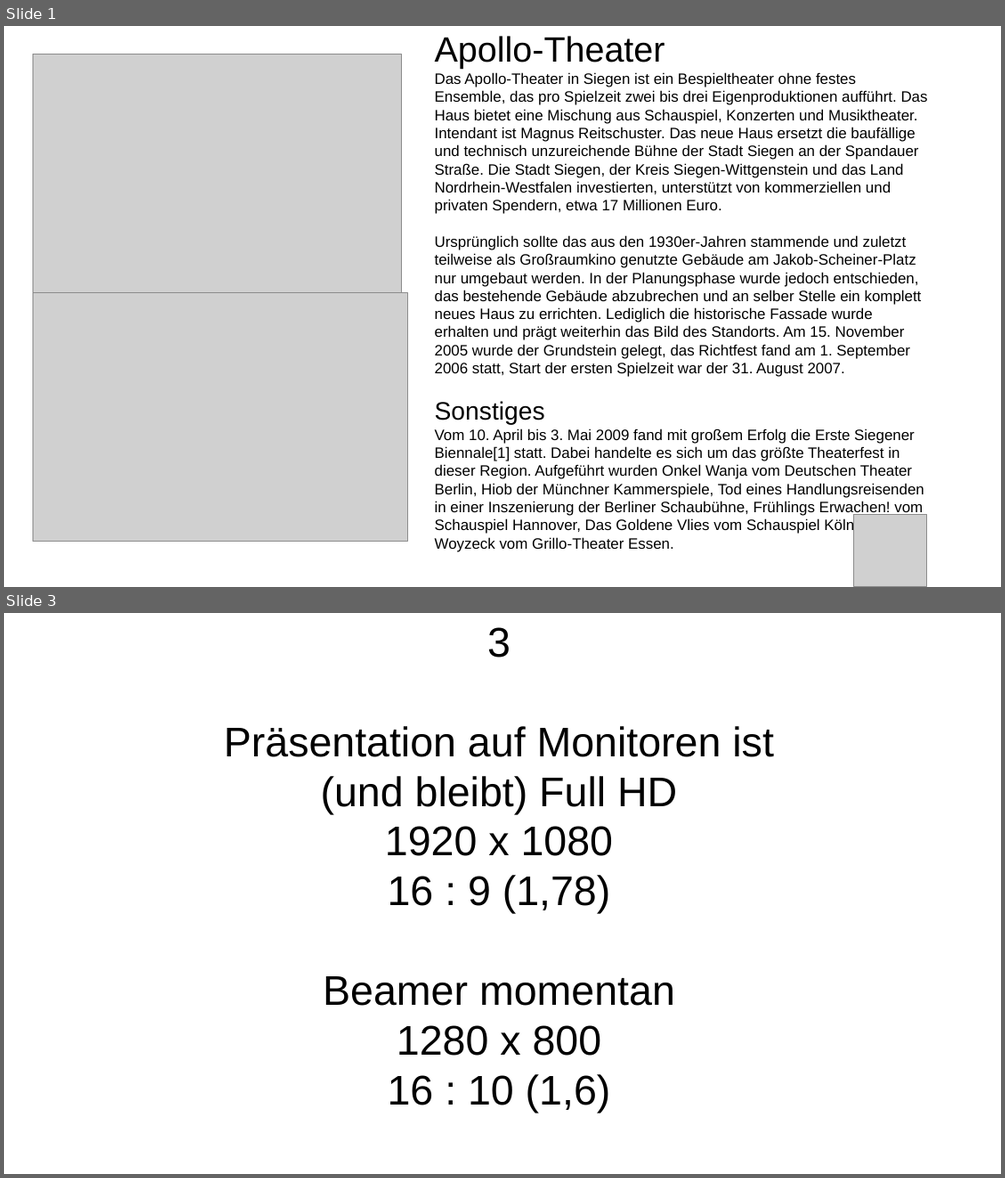
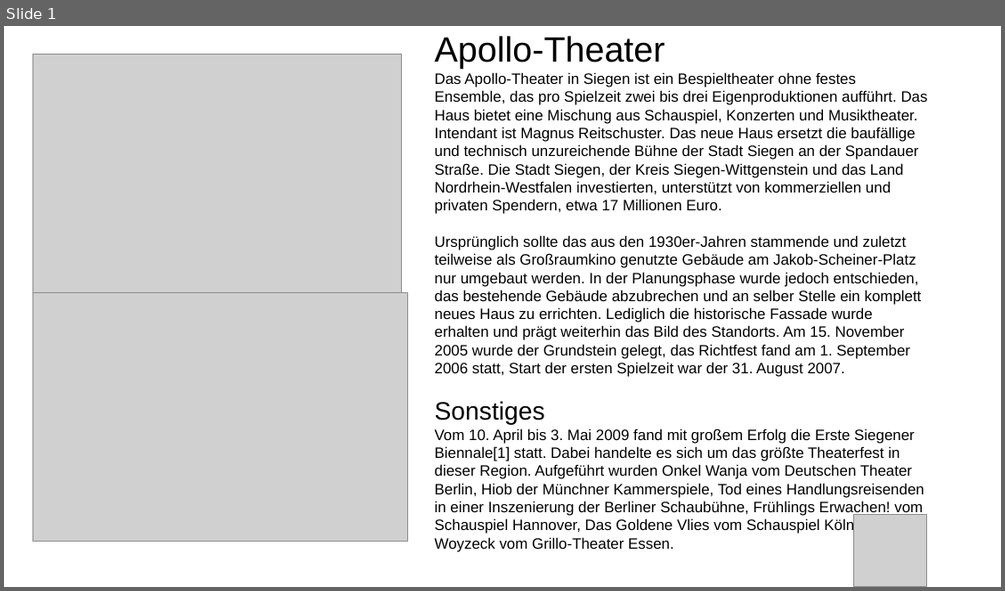
Before and after one commit to FabLabSiegen/zeitraum, a slide deck: Presentation/testpräsentation.odp. Shown one above the other, each under a label of ours: slides 1 and 3 before the commit, slide 1 after it; the slides between them are not shown. The pictures are 1005x1178 and 1005x591 pixels, drawn with LibreOffice and Linux fonts; fonts in the diff are those of the drawing; grey boxes stand for pictures. Boxes give left, top, right and bottom in pixels: in the first picture for what was removed or moved away, otherwise in the second. Text is boxed around its words. In the diff, an @@ line names an element or a change of style, - is before the commit and + after.

```diff
--- a/Presentation/testpräsentation.odp
+++ b/Presentation/testpräsentation.odp
@@ slide 3 removed at bbox=[4, 613, 1001, 1174], background #FFFFFF @@
@@ title removed at bbox=[224, 627, 774, 1112] @@
-3
-Präsentation auf Monitoren ist
-(und bleibt) Full HD
-1920 x 1080
-16 : 9 (1,78)
-Beamer momentan
-1280 x 800
-16 : 10 (1,6)
```
Also in this commit, not shown: 4 slides added, 3 other slides removed, 1 other file.
